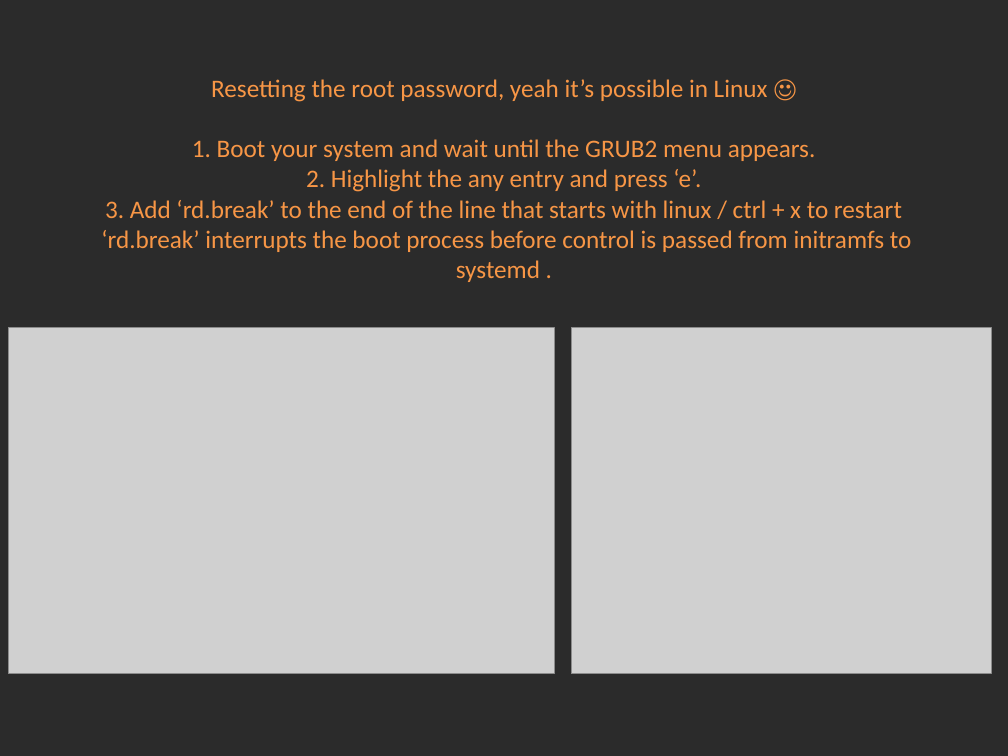
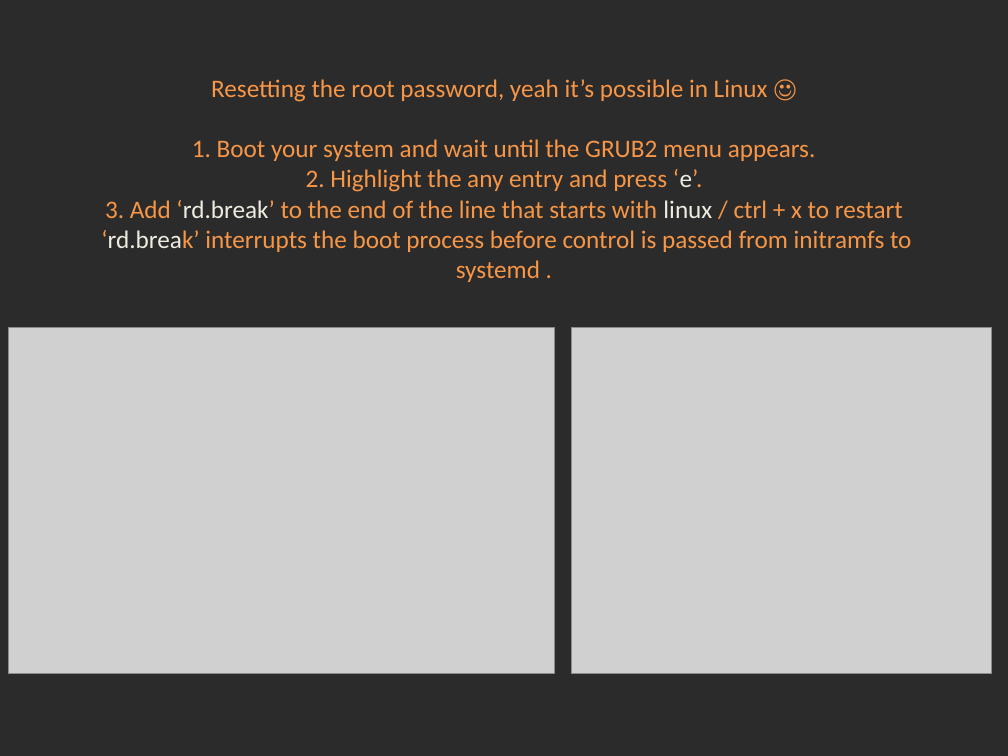
Before and after one commit to Academy-Soft-Intellect/Linux-Course, a slide deck: slide 8 of 10.SystemD_And_TheBootProcedure/10-SystemDAndTheBootProcedure.pptx. Drawn at 1008x756 pixels with LibreOffice and Linux fonts; fonts in the diff are those of the drawing; grey boxes stand for pictures; background and template pictures are left out; a plain dark background stands for a picture behind light text. Boxes give left, top, right and bottom in pixels: in the first picture for what was removed or moved away, otherwise in the second. Text is boxed around its words. In the diff, an @@ line names an element or a change of style, - is before the commit and + after.

```diff
--- a/10.SystemD_And_TheBootProcedure/10-SystemDAndTheBootProcedure.pptx
+++ b/10.SystemD_And_TheBootProcedure/10-SystemDAndTheBootProcedure.pptx
@@ title "Resetting the root password, yeah ..." at bbox=[101, 79, 911, 282]: text colour #F79646 to #EEECE1 in "‘e’. ‘rd.break’ linux ‘rd.break’" @@
```
Also in this commit, not shown: 8 other slides changed, 2 other files.
